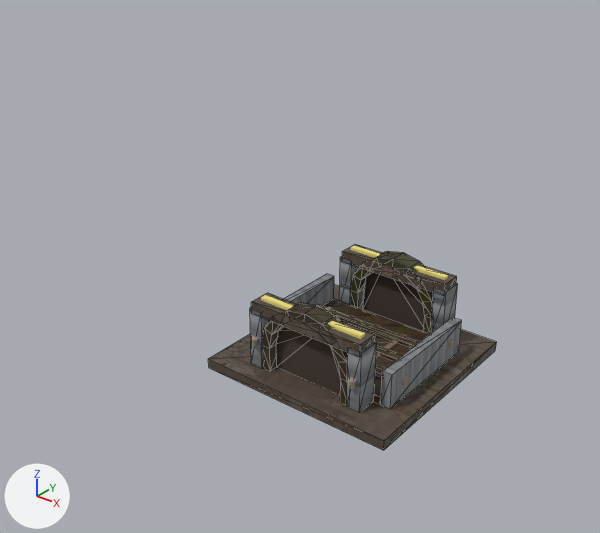
An edit to the glTF model buildings/tunnel/models/tunnel.glb, drawn before and after from the same camera.
One viewpoint serves both versions: a camera (50 mm lens) standing at (3.9, -5.73, 4.35) and looking at (-0.33, -0.43, 1.06). Arrows for +X, +Y and +Z are at lower left; the lights stay in place. The older version comes first. Mesh edges are drawn as thin lines on the coarser meshes. Where no turn or scale is listed for an object, it has been applied to the vertices. Vertices at exactly the same position are counted once.

In view in the first picture: 'BackPost_1', 'BackTopBeam', 'BasePlatform', 'CoverPlate', 'CoverStrip_0', 'CoverStrip_1', 'CoverStrip_2', 'FrontPost_0', 'FrontPost_1', 'FrontTopBeam', 'PortalBack', 'PortalFront', 'SideWall_0', 'SideWall_1', 'VoidBack', 'VoidFront' and 8 more.
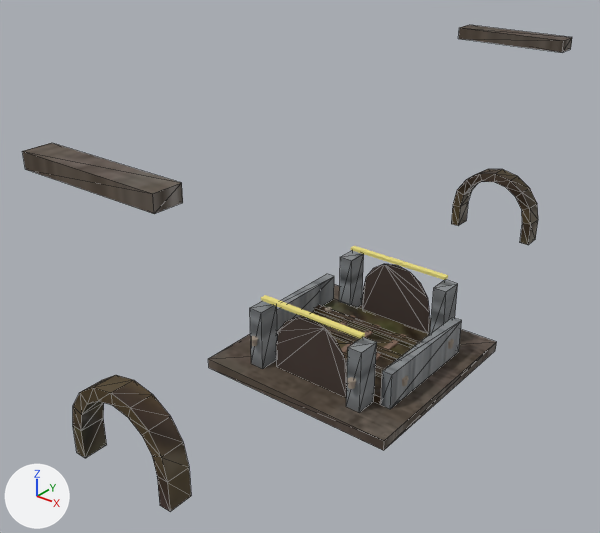
The newer file is also rescaled (x0.25) as a whole; pictures and numbers use the older file's frame.

Pixel boxes [x1, y1, x2, y2] of what changed, in the pictures (600 x 533 px):
'PortalFront', surface changed, moved
    before: [263, 302, 348, 405]
    after: [73, 375, 191, 511]
'FrontTopBeam', surface changed, moved
    before: [251, 293, 375, 352]
    after: [22, 143, 183, 214]
'PortalBack', surface changed, moved
    before: [351, 251, 433, 334]
    after: [451, 169, 538, 245]
'BackTopBeam', moved
    before: [342, 244, 457, 292]
    after: [458, 25, 572, 52]

What changed in the scene script:
```text
Change mat_ph_metal_plate:
    where n3 = _N.new('ShaderNodeMapping'); n3.name = 'Mapping'
    n3.inputs[3].default_value: (1.4, 1.4, 1.0) -> (0.7, 0.7, 1.0)  # 'Scale'
    where n8 = _N.new('ShaderNodeMapping'); n8.name = 'Mapping.001'
    n8.inputs[3].default_value: (1.4, 1.4, 1.0) -> (0.7, 0.7, 1.0)  # 'Scale'
    where n12 = _N.new('ShaderNodeMapping'); n12.name = 'Mapping.002'
    n12.inputs[3].default_value: (1.4, 1.4, 1.0) -> (0.7, 0.7, 1.0)  # 'Scale'
Change mat_ph_metal_plate_001:
    where n3 = _N.new('ShaderNodeMapping'); n3.name = 'Mapping'
    n3.inputs[3].default_value: (1.5, 1.5, 1.0) -> (0.75, 0.75, 1.0)  # 'Scale'
    where n8 = _N.new('ShaderNodeMapping'); n8.name = 'Mapping.001'
    n8.inputs[3].default_value: (1.5, 1.5, 1.0) -> (0.75, 0.75, 1.0)  # 'Scale'
    where n12 = _N.new('ShaderNodeMapping'); n12.name = 'Mapping.002'
    n12.inputs[3].default_value: (1.5, 1.5, 1.0) -> (0.75, 0.75, 1.0)  # 'Scale'
Change mat_ph_metal_plate_002:
    where n3 = _N.new('ShaderNodeMapping'); n3.name = 'Mapping'
    n3.inputs[3].default_value: (1.5, 1.5, 1.0) -> (0.75, 0.75, 1.0)  # 'Scale'
    where n8 = _N.new('ShaderNodeMapping'); n8.name = 'Mapping.001'
    n8.inputs[3].default_value: (1.5, 1.5, 1.0) -> (0.75, 0.75, 1.0)  # 'Scale'
    where n12 = _N.new('ShaderNodeMapping'); n12.name = 'Mapping.002'
    n12.inputs[3].default_value: (1.5, 1.5, 1.0) -> (0.75, 0.75, 1.0)  # 'Scale'
Change mat_ph_metal_plate_003:
    where n3 = _N.new('ShaderNodeMapping'); n3.name = 'Mapping'
    n3.inputs[3].default_value: (1.5, 1.5, 1.0) -> (0.75, 0.75, 1.0)  # 'Scale'
    where n8 = _N.new('ShaderNodeMapping'); n8.name = 'Mapping.001'
    n8.inputs[3].default_value: (1.5, 1.5, 1.0) -> (0.75, 0.75, 1.0)  # 'Scale'
    where n12 = _N.new('ShaderNodeMapping'); n12.name = 'Mapping.002'
    n12.inputs[3].default_value: (1.5, 1.5, 1.0) -> (0.75, 0.75, 1.0)  # 'Scale'
Change mat_ph_painted_metal_shutter_002:
    where n3 = _N.new('ShaderNodeMapping'); n3.name = 'Mapping'
    n3.inputs[3].default_value: (0.6, 0.6, 1.0) -> (0.3, 0.3, 1.0)  # 'Scale'
    where n8 = _N.new('ShaderNodeMapping'); n8.name = 'Mapping.001'
    n8.inputs[3].default_value: (0.6, 0.6, 1.0) -> (0.3, 0.3, 1.0)  # 'Scale'
    where n12 = _N.new('ShaderNodeMapping'); n12.name = 'Mapping.002'
    n12.inputs[3].default_value: (0.6, 0.6, 1.0) -> (0.3, 0.3, 1.0)  # 'Scale'
Change mat_ph_painted_metal_shutter_003:
    where n3 = _N.new('ShaderNodeMapping'); n3.name = 'Mapping'
    n3.inputs[3].default_value: (0.6, 0.6, 1.0) -> (0.3, 0.3, 1.0)  # 'Scale'
    where n8 = _N.new('ShaderNodeMapping'); n8.name = 'Mapping.001'
    n8.inputs[3].default_value: (0.6, 0.6, 1.0) -> (0.3, 0.3, 1.0)  # 'Scale'
    where n12 = _N.new('ShaderNodeMapping'); n12.name = 'Mapping.002'
    n12.inputs[3].default_value: (0.6, 0.6, 1.0) -> (0.3, 0.3, 1.0)  # 'Scale'
Change mat_ph_metal_plate_02_002:
    where n3 = _N.new('ShaderNodeMapping'); n3.name = 'Mapping'
    n3.inputs[3].default_value: (1.2, 1.2, 1.0) -> (0.6, 0.6, 1.0)  # 'Scale'
    where n8 = _N.new('ShaderNodeMapping'); n8.name = 'Mapping.001'
    n8.inputs[3].default_value: (1.2, 1.2, 1.0) -> (0.6, 0.6, 1.0)  # 'Scale'
    where n12 = _N.new('ShaderNodeMapping'); n12.name = 'Mapping.002'
    n12.inputs[3].default_value: (1.2, 1.2, 1.0) -> (0.6, 0.6, 1.0)  # 'Scale'
Change mat_ph_metal_plate_004:
    remove # nodes: BsdfPrincipled, Math, NormalMap, OutputMaterial, SeparateColor, TexImage x3
    nodes: BsdfPrincipled, Mapping x3, Math, NormalMap, OutputMaterial, SeparateColor, TexImage x3, UVMap x3
Change mat_ph_metal_plate_005:
    remove # nodes: BsdfPrincipled, Math, NormalMap, OutputMaterial, SeparateColor, TexImage x3
    nodes: BsdfPrincipled, Mapping x3, Math, NormalMap, OutputMaterial, SeparateColor, TexImage x3, UVMap x3
Change mat_ph_painted_metal_shutter_004:
    where n3 = _N.new('ShaderNodeMapping'); n3.name = 'Mapping'
    n3.inputs[3].default_value: (1.2, 1.2, 1.0) -> (0.6, 0.6, 1.0)  # 'Scale'
    where n8 = _N.new('ShaderNodeMapping'); n8.name = 'Mapping.001'
    n8.inputs[3].default_value: (1.2, 1.2, 1.0) -> (0.6, 0.6, 1.0)  # 'Scale'
    where n12 = _N.new('ShaderNodeMapping'); n12.name = 'Mapping.002'
    n12.inputs[3].default_value: (1.2, 1.2, 1.0) -> (0.6, 0.6, 1.0)  # 'Scale'
Change mat_ph_painted_metal_shutter_005:
    where n3 = _N.new('ShaderNodeMapping'); n3.name = 'Mapping'
    n3.inputs[3].default_value: (1.2, 1.2, 1.0) -> (0.6, 0.6, 1.0)  # 'Scale'
    where n8 = _N.new('ShaderNodeMapping'); n8.name = 'Mapping.001'
    n8.inputs[3].default_value: (1.2, 1.2, 1.0) -> (0.6, 0.6, 1.0)  # 'Scale'
    where n12 = _N.new('ShaderNodeMapping'); n12.name = 'Mapping.002'
    n12.inputs[3].default_value: (1.2, 1.2, 1.0) -> (0.6, 0.6, 1.0)  # 'Scale'
Change me_box_010:
    remove me_box_010.from_pydata(...)  # 8 vertices, 12 faces; spans x -0.6..0.6, y -0.11..0.11, z 0.0..0.12
    add me_box_010.from_pydata(...)  # 8 vertices, 12 faces; spans x -0.6..0.6, y 2.003..2.223, z 1.95..2.07
    me_box_010 part 1: the whole mesh is moved by (0.0, 2.113, 1.95)
Change me_box_007:
    remove me_box_007.from_pydata(...)  # 8 vertices, 12 faces; spans x -0.6..0.6, y -0.11..0.11, z 0.0..0.12
    add me_box_007.from_pydata(...)  # 8 vertices, 12 faces; spans x -0.6..0.6, y -2.197..-1.977, z 1.95..2.07
    me_box_007 part 2: the whole mesh is moved by (0.0, -2.087, 1.95)
Change me_archportal_001:
    remove me_archportal_001.from_pydata(...)  # 44 vertices, 84 faces; spans x -0.5..0.5, y -0.1..0.1, z 0.0..0.75
    add me_archportal_001.from_pydata(...)  # 44 vertices, 84 faces; spans x -0.5..0.5, y 2.013..2.213, z 0.3..1.05
    me_archportal_001 part 3: the whole mesh is moved by (0.0, 2.113, 0.3)
Change me_archportal:
    remove me_archportal.from_pydata(...)  # 44 vertices, 84 faces; spans x -0.5..0.5, y -0.1..0.1, z 0.0..0.75
    add me_archportal.from_pydata(...)  # 44 vertices, 84 faces; spans x -0.5..0.5, y -2.187..-1.987, z 0.3..1.05
    me_archportal part 4: the whole mesh is moved by (0.0, -2.087, 0.3)
```
